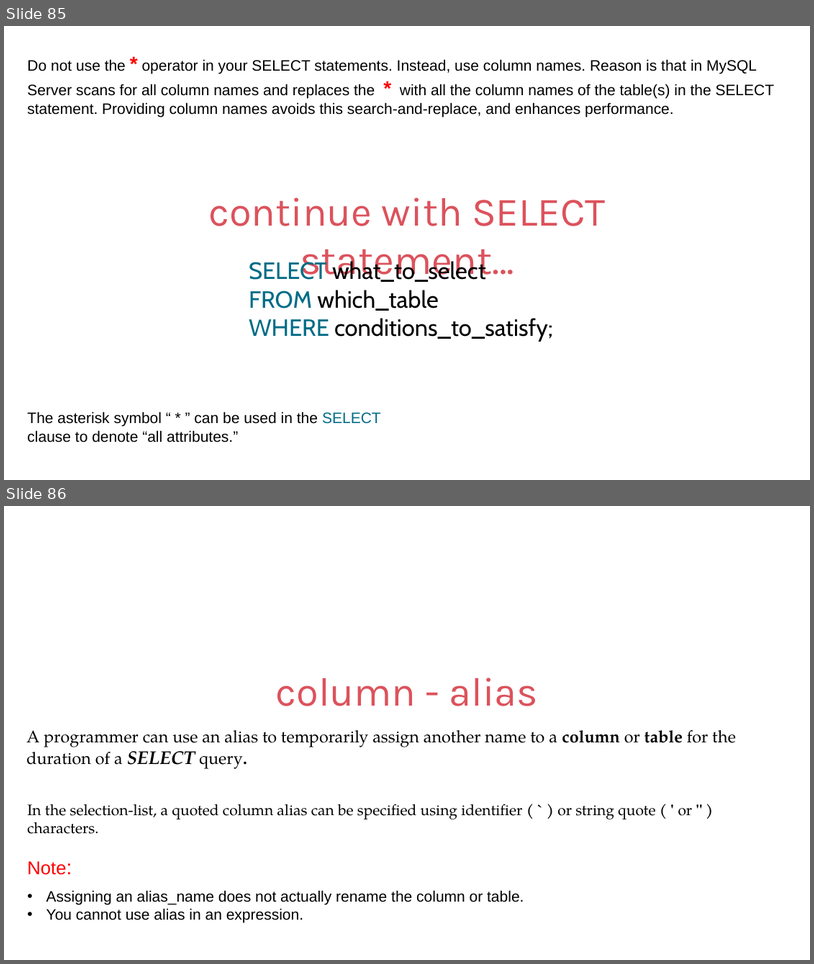
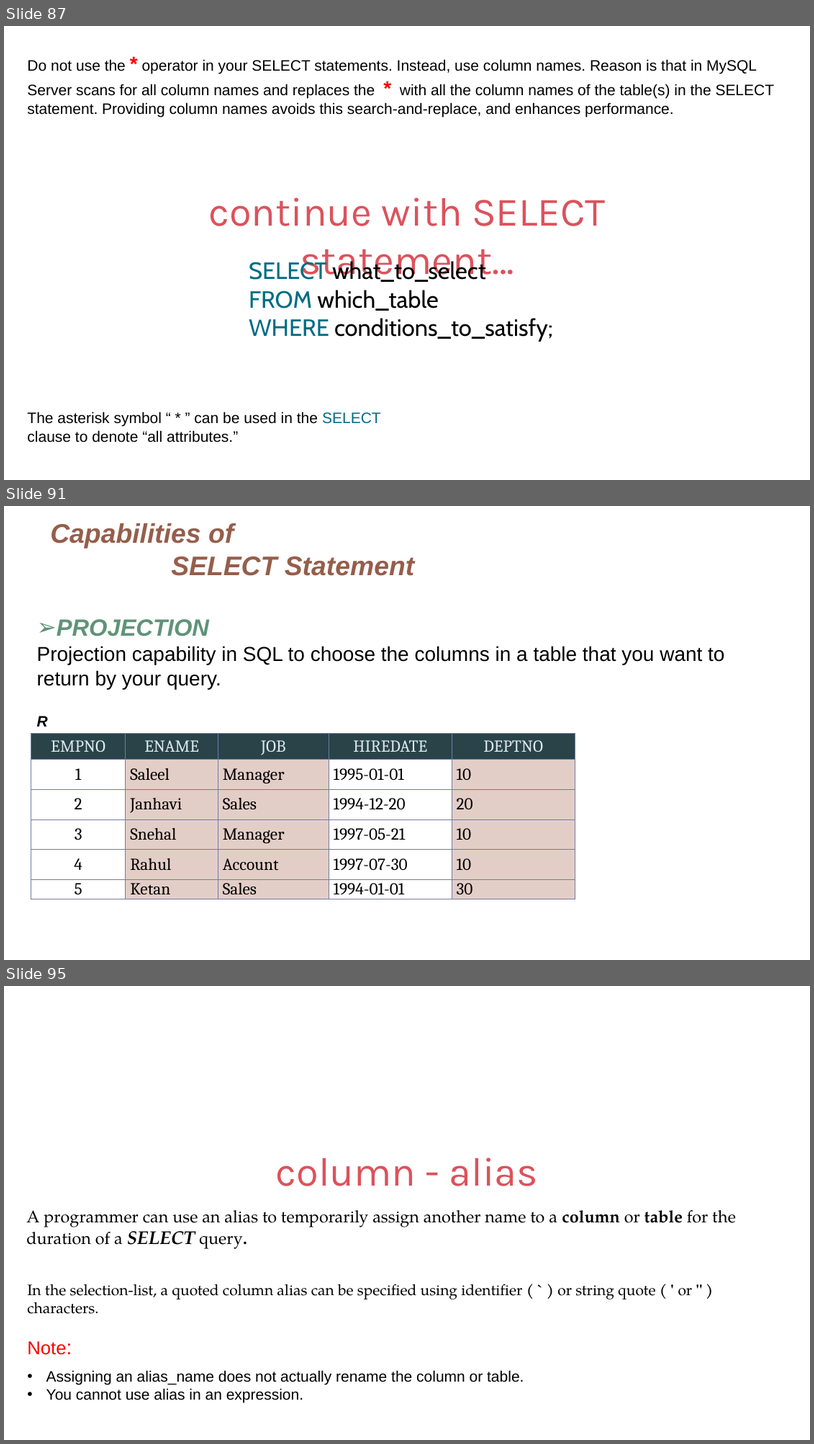
Before and after one commit to Abhis0702/DBT_MySQL, a slide deck: IET MySQL PPT Ver9.pptx. Shown one above the other, each under a label of ours: slides 85 and 86 before the commit, slides 87, 91 and 95 after it; the slides between them are not shown. The pictures are 814x964 and 814x1444 pixels, drawn with LibreOffice and Linux fonts; fonts in the diff are those of the drawing. Boxes give left, top, right and bottom in pixels: in the first picture for what was removed or moved away, otherwise in the second. Text is boxed around its words. In the diff, an @@ line names an element or a change of style, - is before the commit and + after.

```diff
--- a/IET MySQL PPT Ver9.pptx
+++ b/IET MySQL PPT Ver9.pptx
@@ slide 91 added at bbox=[4, 506, 810, 960], background #FFFFFF @@
@@ title added at bbox=[50, 523, 414, 576], 32 pt, text #955E4B, bold, italic @@
+Capabilities of
+SELECT Statement
@@ text added at bbox=[37, 619, 725, 689], 24 pt, text #000000 @@
+➢ PROJECTION
+Projection capability in SQL to choose the columns in a table that you want to return by your query.
@@ text added at bbox=[37, 716, 48, 726], 18 pt, text #000000, bold, italic @@
+R
@@ table added at bbox=[31, 733, 576, 899], 6 rows, 5 columns @@
+EMPNO | ENAME | JOB | HIREDATE | DEPTNO
+1 | Saleel | Manager | 1995-01-01 | 10
+2 | Janhavi | Sales | 1994-12-20 | 20
+3 | Snehal | Manager | 1997-05-21 | 10
+4 | Rahul | Account | 1997-07-30 | 10
+5 | Ketan | Sales | 1994-01-01 | 30
@@ what was slide 85 is now slide 87 @@
@@ what was slide 86 is now slide 95 @@
```
Also in this commit, not shown: 4 slides changed, 83 other slides added.
